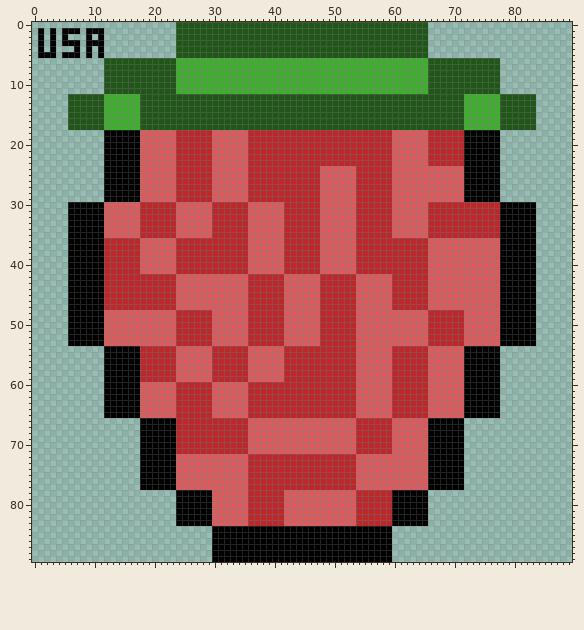
A sprite sheet gets an edit: public/img/flavimg/usraspberry.png. The picture above is the old version.
The file is 90x90 pixels.
After:
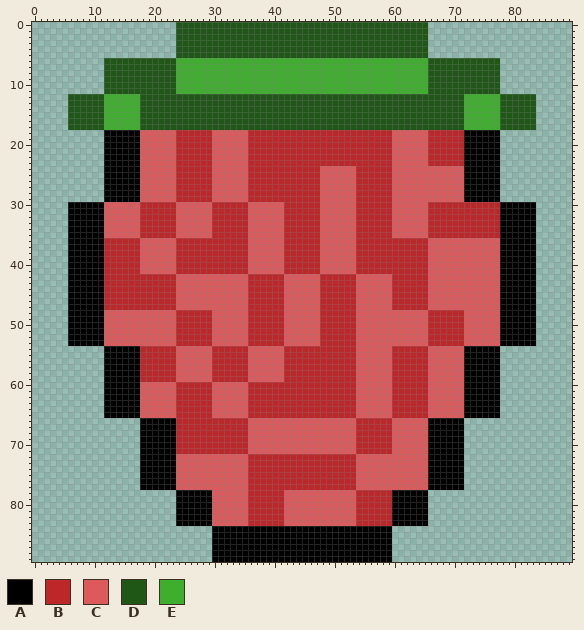
Palette (. is transparent): A #000000  B #be272a  C #dd5a5c  D #1f5717  E #3eaf2d
Edits made:
Colour A is gone in row 1 at x 1, 3, 5 to 7 and 9 to 11; in row 2 at x 1, 3, 5, 9 and 11; in row 3 at x 1, 3, 5 to 7 and 9 to 11; in row 4 at x 1, 3, 7, 9 and 11; in row 5 at x 1 to 3, 5 to 7, 9 and 11.
Boxes around the changes in both pictures, in picture pixels (x1, y1, x2, y2):
erased: (38, 28, 104, 58)
